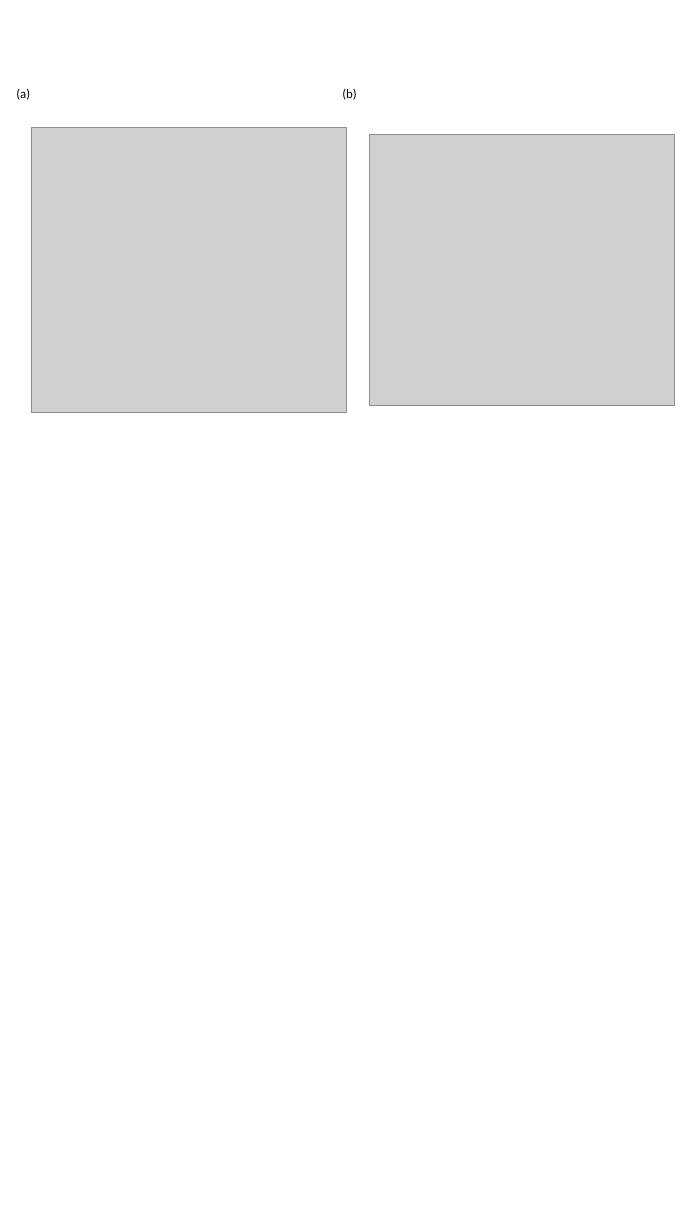
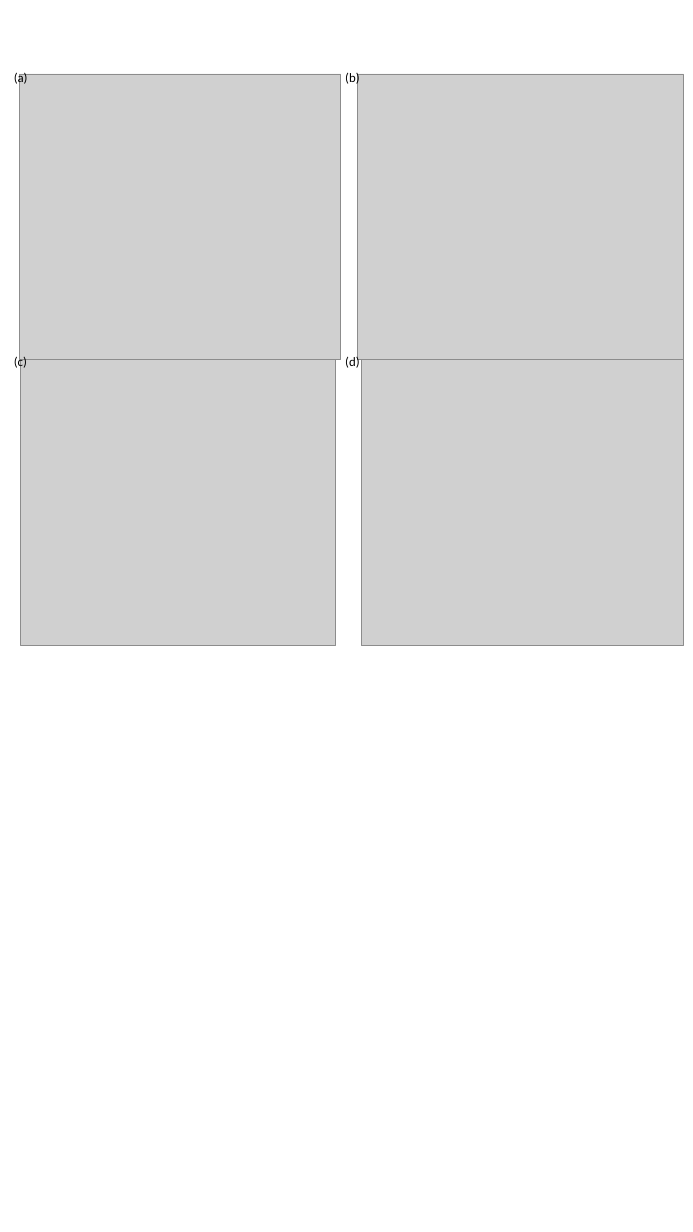
Before and after one commit to pleu/AntireflectionSimulationsAnnualPaper, a slide deck: slide 3 of Figures/figurematerials.pptx (slide 2 before the commit). Drawn at 693x1232 pixels with LibreOffice and Linux fonts; fonts in the diff are those of the drawing; grey boxes stand for pictures. Boxes give left, top, right and bottom in pixels: in the first picture for what was removed or moved away, otherwise in the second. Text is boxed around its words. In the diff, an @@ line names an element or a change of style, - is before the commit and + after.

```diff
--- a/Figures/figurematerials.pptx
+++ b/Figures/figurematerials.pptx
@@ text "(a)": place and size @@
-text "(a)" at <box>16,88,30,100</box>
+text "(a)" at <box>14,72,28,87</box>
@@ picture added at <box>19,74,341,359</box> @@
@@ text "(b)": place and size @@
-text "(b)" at <box>342,89,356,100</box>
+text "(b)" at <box>345,73,359,87</box>
@@ picture added at <box>357,74,683,359</box> @@
@@ text added at <box>14,356,27,371</box>, 10 pt, text #000000 @@
+(c)
@@ text added at <box>345,356,359,368</box>, 10 pt, text #000000 @@
+(d)
@@ picture: place and size @@
-picture at <box>31,128,346,413</box>
+picture at <box>21,360,336,646</box>
@@ picture: place and size @@
-picture at <box>370,135,675,406</box>
+picture at <box>361,360,683,646</box>
```
Also in this commit, not shown: 1 slide added, 5 other files.
